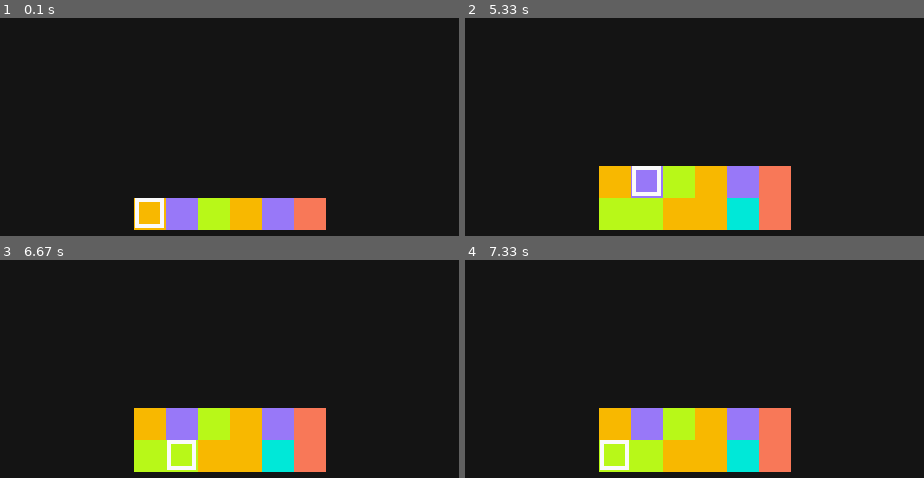
Above: before the commit, frames 1-4 (two rows, left to right).
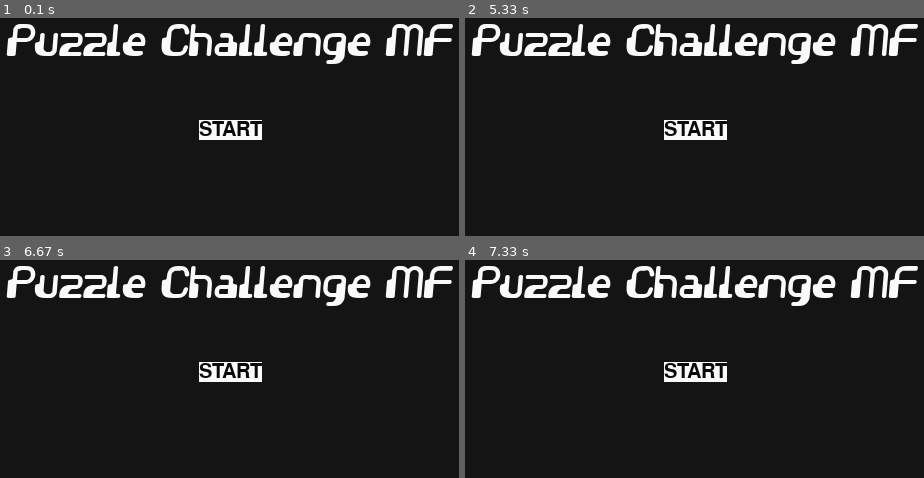
Above: after the commit, the same moments.

Repository: mariagregorio/pygame-projects
Game: pygame game, started from puzzle-challenge/just-blocks.py
Same seed, same stepped clock (60 frames per second), same inputs: the game is played once before the commit and once after it.
Inputs:
- Up to frame 1 (0.1 s): no input
- Up to frame 2 (5.33 s): tap Space at 0.33, 1.73 s; hold Left 0.67-1.2 s; hold Down 1.23-1.7 s; hold Up 2.57-3.03 s; hold Right 3.07-3.7 s; hold Left 4.13-4.6 s; hold Right 4.63-5.1 s
- Up to frame 3 (6.67 s): hold Right 5.47-5.93 s; hold Left 5.97-6.5 s; hold Down from 6.53 s (still down)
- Up to frame 4 (7.33 s): release Down at 6.83 s; hold Left 6.87-7.27 s; hold Up from 7.3 s (still down)

The runs differ from the first frame. In frame 1, 13% of the frame differs, in the area x 1-99%, y 2-98%; in frame 2, 19%; in frame 3, 19%; in frame 4, 19%.

Commit message:
finished score, start and end screens

Diff:
--- a/puzzle-challenge/just-blocks.py
+++ b/puzzle-challenge/just-blocks.py
@@ -10,6 +10,18 @@
 pygame.display.set_caption("puzzle challenge mf")
 
 block_id_count = 0
+
+title_font = pygame.font.Font('videophreak.ttf', 40)
+font = pygame.font.SysFont('Noto Mono', 30)
+small_font = pygame.font.SysFont('Noto Mono', 15)
+
+game_over_text = font.render("game over :(", 1, (104, 68, 252))
+play_again_text = font.render("PLAY AGAIN", 1, (10, 10, 10), (250, 250, 250))
+title_text = title_font.render("Puzzle Challenge MF", 1, (250, 250, 250))
+start_text = font.render("START", 1, (10, 10, 10), (250, 250, 250))
+
+play_again_rect = (0, 0, 0, 0)
+start_rect = (0, 0, 0, 0)
 
 
 class Block:
@@ -47,6 +59,8 @@
         self.grid_surface = pygame.Surface((self.width, self.height))
         self.animation_count = 1
         self.selected_block = None
+        self.score = 0
+        self.latest_score = 0
 
     def animate_blocks(self):
         if self.animation_count < 6:
@@ -61,9 +75,17 @@
     def generate_line(self):
         new_line = []
         colors = [(1, (152, 120, 248)), (2, (0, 232, 216)), (3, (184, 248, 24)), (4, (248, 184, 0)),
-                  (5, (248, 120, 88)), (6, (20, 20, 20))]
-
-        # TODO stop the game when you reach 12 lines, and show a "you lose" message and "start again" option
+                  (5, (248, 120, 88)), (6, (40, 40, 40))]
+
+        # remove empty lines
+        for i_line in self.blocks:
+            empties_counter = 0
+            for i_block in i_line:
+                if i_block.color[0] == 6:
+                    empties_counter += 1
+            if empties_counter == 6:
+                self.blocks.remove(i_line)
+
         if len(self.blocks) < 12:
             # move all lines -32 in y
             if len(self.blocks) > 0:
@@ -75,7 +97,8 @@
                 new_line.append(Block(x * 32, self.height - 32, colors[random.randint(0, len(colors) - 2)]))
             self.blocks.append(new_line)
         else:
-            print("you lose")
+            global game_over
+            game_over = True
 
     def check_for_empty_block(self):
         if len(self.blocks) > 1:
@@ -86,7 +109,7 @@
                         # make the block below the current same color as current, make current block empty
                         if self.animation_count == 6:
                             self.blocks[i+1][j].color = self.blocks[i][j].color
-                            self.blocks[i][j].color = (6, (20, 20, 20))
+                            self.blocks[i][j].color = (6, (40, 40, 40))
 
     def check_current_focus_is_not_empty(self):
         for i, j_line in enumerate(self.blocks):
@@ -141,49 +164,70 @@
                         search_level += 1
                     self.selected_block = None
 
-    # this is buggy, check vertical matches are working fine
-    # UPDATE: CHECKED BUT STAY ALERT
+# TODO set timer for single score to kinda flash for a moment and then go away and so on
+    def update_score_display(self):
+        score_text = small_font.render("SCORE {}".format(self.score), 1, (250, 250, 250), (20, 20, 20))
+        window.blit(score_text, (360, 40))
+
+    def update_latest_score_display(self):
+        latest_score_text = small_font.render("+{}".format(self.latest_score), 1, (248, 164, 192), (20, 20, 20))
+        window.blit(latest_score_text, (360, 70))
+
     def check_for_matching_blocks(self):
+        global selected_block_animation_counter
         for i, i_line in enumerate(self.blocks):
             for j, i_block in enumerate(i_line):
                 # check left to right matching blocks
+                match_horizontal_num = 0
+                count_score = 0
                 try:
                     if self.blocks[i][j + 1].color == i_block.color and self.blocks[i][j + 2].color == i_block.color \
                             and i_block.color[0] != 6:
-                        self.blocks[i][j].color = (6, (20, 20, 20))
-                        self.blocks[i][j + 1].color = (6, (20, 20, 20))
-                        self.blocks[i][j + 2].color = (6, (20, 20, 20))
-                        print("found 3 in line horizontal")
+                        match_horizontal_num = 3
+                        count_score += 100
                         if self.blocks[i][j + 3].color == i_block.color:
-                            self.blocks[i][j + 3].color = (6, (20, 20, 20))
-                            print("found 4 in line horizontal")
+                            match_horizontal_num += 1
+                            count_score += 100
                             if self.blocks[i][j + 4].color == i_block.color:
-                                self.blocks[i][j + 4].color = (6, (20, 20, 20))
-                                print("found 5 in line horizontal")
+                                match_horizontal_num += 1
+                                count_score += 300
                                 if self.blocks[i][j + 5].color == i_block.color:
-                                    self.blocks[i][j + 5].color = (6, (20, 20, 20))
-                                    print("found 6 in line horizontal")
+                                    match_horizontal_num += 1
+                                    count_score += 500
                 except IndexError:
                     pass
+                for num in range(match_horizontal_num):
+                    self.blocks[i][j + num].color = (6, (40, 40, 40))
+                self.score += count_score
+                if count_score != 0:
+                    self.latest_score = count_score
+                self.update_score_display()
+
                 # check top to bottom matching blocks
+                match_vertical_num = 0
+                count_score = 0
                 try:
                     if self.blocks[i + 1][j].color == i_block.color and self.blocks[i + 2][j].color == i_block.color \
                             and i_block.color[0] != 6:
-                        self.blocks[i][j].color = (6, (20, 20, 20))
-                        self.blocks[i + 1][j].color = (6, (20, 20, 20))
-                        self.blocks[i + 2][j].color = (6, (20, 20, 20))
-                        print("found 3 in line vertical")
+                        match_vertical_num = 3
+                        count_score += 100
                         if self.blocks[i + 3][j].color == i_block.color:
-                            self.blocks[i + 3][j].color = (6, (20, 20, 20))
-                            print("found 4 in line vertical")
+                            match_vertical_num += 1
+                            count_score += 100
                             if self.blocks[i + 4][j].color == i_block.color:
-                                self.blocks[i + 4][j].color = (6, (20, 20, 20))
-                                print("found 5 in line vertical")
+                                match_vertical_num += 1
+                                count_score += 300
                                 if self.blocks[i + 5][j].color == i_block.color:
-                                    self.blocks[i + 5][j].color = (6, (20, 20, 20))
-                                    print("found 6 in line vertical")
+                                    match_vertical_num += 1
+                                    count_score += 500
                 except IndexError:
                     pass
+                for num in range(match_vertical_num):
+                    self.blocks[i + num][j].color = (6, (40, 40, 40))
+                self.score += count_score
+                if count_score != 0:
+                    self.latest_score = count_score
+                self.update_score_display()
 
 
 run = True
@@ -199,25 +243,55 @@
 
 selected_block_animation_counter = 0
 
-# TODO don't start the game right away! make a "start" button
-# TODO add score functionality and display it
+start_screen = True
+game_over = False
+
 while run:
     for event in pygame.event.get():
         if event.type == pygame.QUIT:
             run = False
 
-        if event.type == pygame.KEYDOWN:
+        if event.type == pygame.MOUSEBUTTONDOWN and game_over is True:
+            if event.button == 1:
+                if (play_again_rect[0] + play_again_rect[2]) > event.pos[0] > play_again_rect[0] and \
+                        (play_again_rect[1] + play_again_rect[3]) > event.pos[1] > play_again_rect[1]:
+                    game_over = False
+                    grid = Grid()
+                    grid.generate_line()
+                    grid.blocks[0][0].focused = True
+                    selected_block_animation_counter = 0
+                    block_id_count = 0
+
+        if event.type == pygame.MOUSEBUTTONDOWN and game_over is False and start_screen:
+            if event.button == 1:
+                if (start_rect[0] + start_rect[2]) > event.pos[0] > start_rect[0] and \
+                        (start_rect[1] + start_rect[3]) > event.pos[1] > start_rect[1]:
+                    start_screen = False
+
+        if event.type == pygame.KEYDOWN and game_over is False:
             if event.key == pygame.K_SPACE:
                 for i, line in enumerate(grid.blocks):
                     for j, block in enumerate(line):
                         if block.focused and block.selected is False and grid.selected_block is None:
                             block.selected = True
                             grid.selected_block = block.id
+                            # set allowed blocks
+                            if j != 0:
+                                if grid.blocks[i][j - 1].color[0] != 6:
+                                    grid.blocks[i][j - 1].allowed_for_switch = True
+                            if j != 5:
+                                if grid.blocks[i][j + 1].color[0] != 6:
+                                    grid.blocks[i][j + 1].allowed_for_switch = True
+                            if i != 0:
+                                if grid.blocks[i - 1][j].color[0] != 6:
+                                    grid.blocks[i - 1][j].allowed_for_switch = True
+                            if i != len(grid.blocks) - 1:
+                                grid.blocks[i + 1][j].allowed_for_switch = True
                         elif block.focused and block.selected is True:
                             block.selected = False
                             grid.selected_block = None
-                        elif block.focused and block.selected is False and grid.selected_block is not None:
-                            # make the switch
+                        # make the switch
+                        if block.focused and block.selected is False and grid.selected_block is not None:
                             for k_line in grid.blocks:
                                 for l_block in k_line:
                                     if l_block.selected:
@@ -228,7 +302,10 @@
                                         l_block.selected = False
                                         grid.selected_block = None
                                         break
-
+                        if grid.selected_block is None:
+                            for k_line in grid.blocks:
+                                for l_block in k_line:
+                                    l_block.allowed_for_switch = False
             if event.key == pygame.K_RIGHT:
                 for i, line in enumerate(grid.blocks):
                     for j, block in enumerate(line):
@@ -291,39 +368,65 @@
                             block.focused = False
                             grid.blocks[i - 1][j].focused = True
                             break
-        if event.type == NEWLINE:
+        if event.type == NEWLINE and game_over is False and start_screen is False:
             grid.generate_line()
 
     window.fill((20, 20, 20))
-    grid.display()
-    grid.grid_surface.fill((20, 20, 20))
-
-    if selected_block_animation_counter < 10:
-        selected_block_animation_counter += 1
-    else:
-        selected_block_animation_counter = 0
-
-    for line in grid.blocks:
-        for block in line:
-            block.draw(grid.grid_surface)
-            if block.focused:
-                pygame.draw.rect(grid.grid_surface, (250, 250, 250), (block.x + 1, block.y, block.width - 3,
-                                                                      block.height - 2), 4)
-            if block.selected:
-                if 0 <= selected_block_animation_counter < 6:
-                    selected_border_color = (250, 250, 250)
-                else:
-                    selected_border_color = (0, 0, 0)
-                pygame.draw.rect(grid.grid_surface, selected_border_color, (block.x + 1, block.y, block.width - 3,
-                                                                            block.height - 2), 4)
-            # TODO animate allowed blocks for the switch
-
-    grid.check_for_empty_block()
-    grid.check_for_matching_blocks()
-    grid.animate_blocks()
-    grid.check_current_focus_is_not_empty()
+
+    if game_over:
+        play_again_text_size = play_again_text.get_rect()
+        game_over_text_size = game_over_text.get_rect()
+        window.blit(game_over_text, ((win_width // 2) - (game_over_text_size[2] // 2), (win_height // 2) -
+                                     (game_over_text_size[3] // 2) - play_again_text_size[3] - 30))
+        play_again_rect = window.blit(play_again_text, ((win_width // 2) - (play_again_text_size[2] // 2),
+                                      (win_height // 2) - (play_again_text_size[3] // 2)))
+        final_score_text = title_font.render("final score: {}".format(grid.score), 1, (250, 250, 250))
+        final_score_text_rect = final_score_text.get_rect()
+        window.blit(final_score_text, ((win_width // 2) - (final_score_text_rect[2] // 2), (win_height // 2) -
+                                       (final_score_text_rect[3] // 2) + 80))
+
+    elif game_over is False and start_screen is False:
+        grid.display()
+        grid.grid_surface.fill((40, 40, 40))
+
+        if selected_block_animation_counter < 10:
+            selected_block_animation_counter += 1
+        else:
+            selected_block_animation_counter = 0
+
+        for line in grid.blocks:
+            for block in line:
+                block.draw(grid.grid_surface)
+                if block.focused:
+                    pygame.draw.rect(grid.grid_surface, (250, 250, 250), (block.x + 1, block.y, block.width - 3,
+                                                                          block.height - 2), 4)
+                if block.selected:
+                    if 0 <= selected_block_animation_counter < 6:
+                        selected_border_color = (250, 250, 250)
+                    else:
+                        selected_border_color = (0, 0, 0)
+                    pygame.draw.rect(grid.grid_surface, selected_border_color, (block.x + 1, block.y, block.width - 3,
+                                                                                block.height - 2), 4)
+                if block.allowed_for_switch and block.focused is False:
+                    pygame.draw.rect(grid.grid_surface, (0, 0, 0), (block.x + 1, block.y, block.width - 3,
+                                                                    block.height - 2), 4)
+
+        grid.check_for_empty_block()
+        grid.check_for_matching_blocks()
+        grid.animate_blocks()
+        grid.check_current_focus_is_not_empty()
+
+    elif game_over is False and start_screen:
+        title_text_size = title_text.get_rect()
+        start_text_size = start_text.get_rect()
+        start_rect = window.blit(start_text, ((win_width // 2) - (start_text_size[2] // 2), (win_height // 2) -
+                                 (start_text_size[3] // 2) + title_text_size[3] + 40))
+        window.blit(title_text, ((win_width // 2) - (title_text_size[2] // 2), (win_height // 2) -
+                                 (title_text_size[3] // 2)))
 
     pygame.display.update()
     clock.tick(30)
 
 pygame.quit()
+
+# TODO music and sound effects
Binary file added: puzzle-challenge/videophreak.ttf
